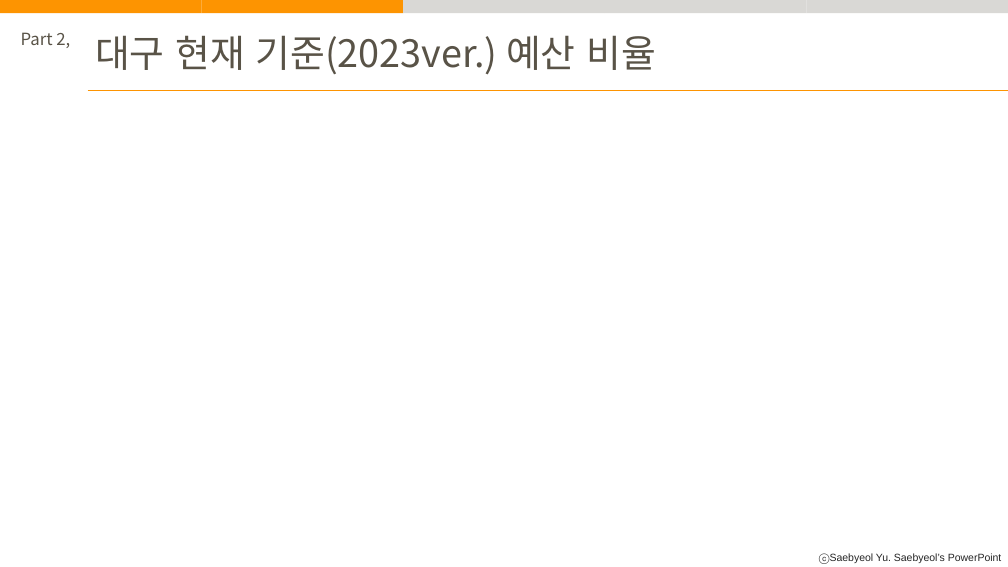
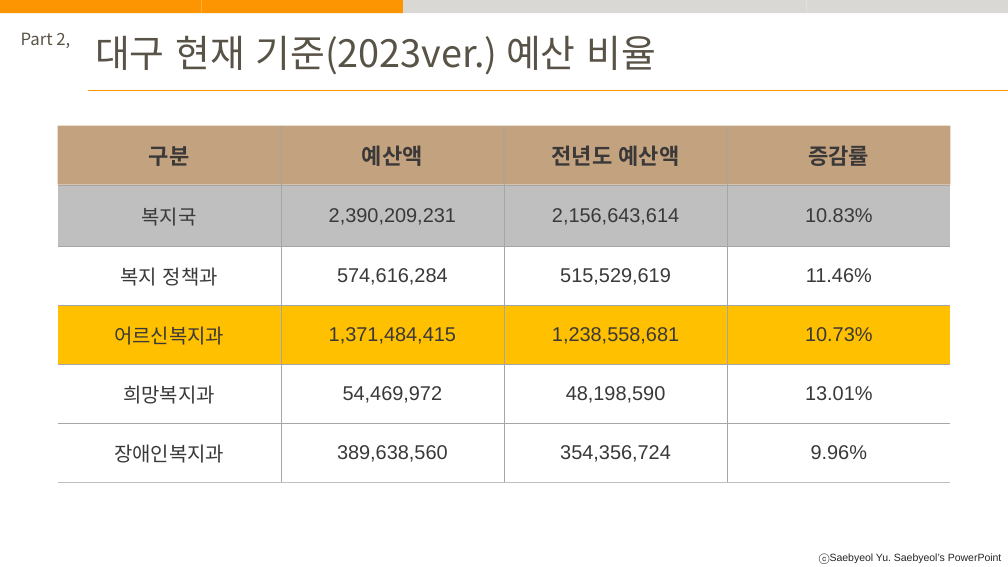
Before and after one commit to hackersground-kr/WE, a slide deck: slide 5 of WE IN 마소 해커톤.pptx. Drawn at 1008x567 pixels with LibreOffice and Linux fonts; fonts in the diff are those of the drawing. Boxes give left, top, right and bottom in pixels: in the first picture for what was removed or moved away, otherwise in the second. Text is boxed around its words. In the diff, an @@ line names an element or a change of style, - is before the commit and + after.

```diff
--- a/WE IN 마소 해커톤.pptx
+++ b/WE IN 마소 해커톤.pptx
@@ table added at [57,126,950,482], 6 rows, 4 columns @@
+구분 | 예산액 | 전년도 예산액 | 증감률
+복지국 | 2,390,209,231 | 2,156,643,614 | 10.83%
+복지 정책과 | 574,616,284 | 515,529,619 | 11.46%
+어르신복지과 | 1,371,484,415 | 1,238,558,681 | 10.73%
+희망복지과 | 54,469,972 | 48,198,590 | 13.01%
+장애인복지과 | 389,638,560 | 354,356,724 | 9.96%
@@ text added at [552,160,578,213], 40 pt, text #FFFFFF @@
+A
```
Also in this commit, not shown: 1 other slide changed, 4 slides added.
